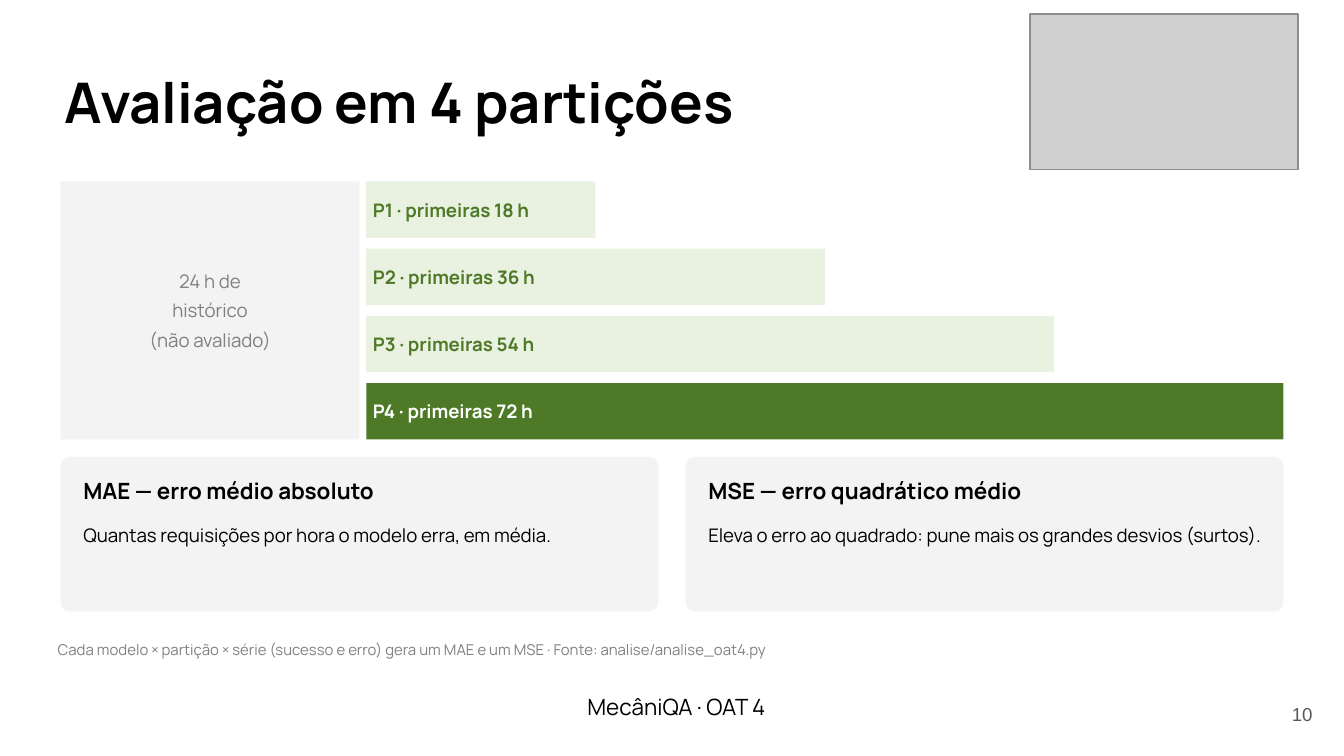
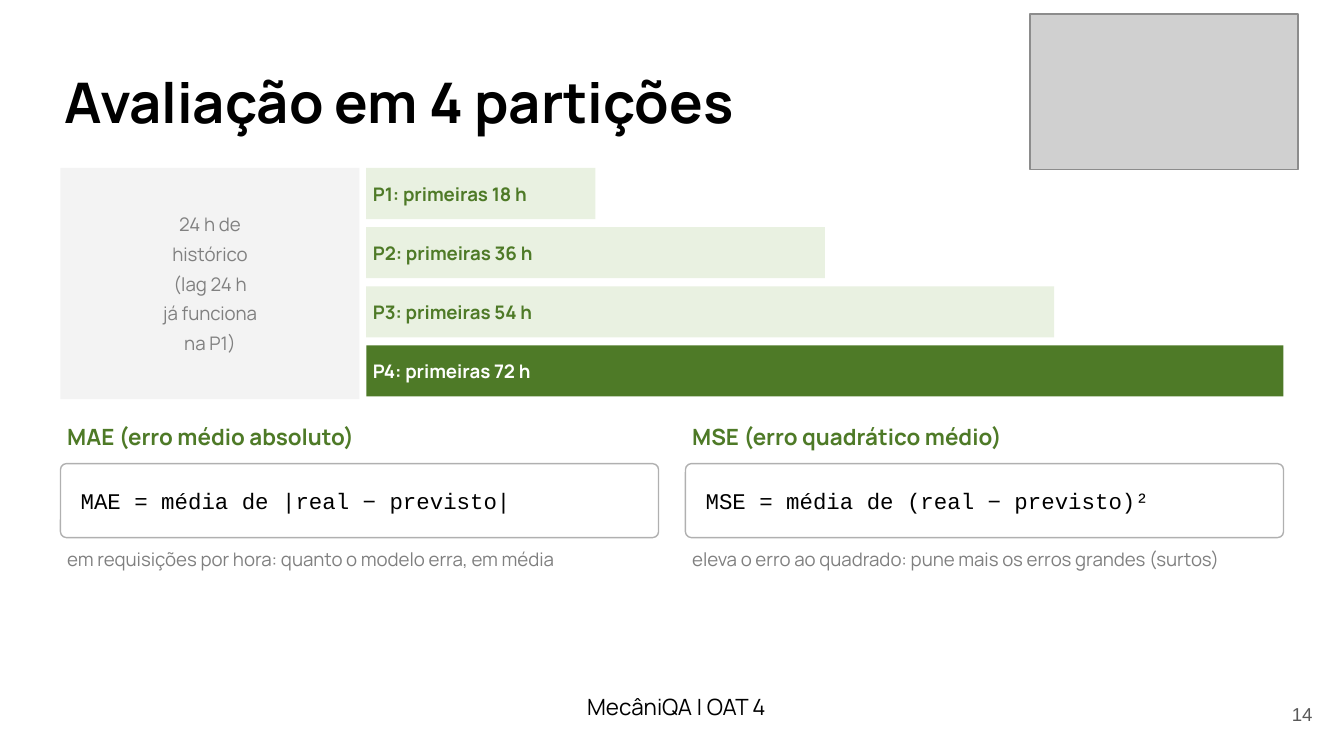
Before and after one commit to LenilsonSoares/mecaniQA-nuvem-macapa, a slide deck: slide 14 of oat4/apresentacao/mecaniQA_oat4_macapa.pptx (slide 10 before the commit). Drawn at 1344x756 pixels with LibreOffice and Linux fonts; fonts in the diff are those of the drawing; grey boxes stand for pictures. Boxes give left, top, right and bottom in pixels: in the first picture for what was removed or moved away, otherwise in the second. Text is boxed around its words. In the diff, an @@ line names an element or a change of style, - is before the commit and + after.

Commit message:
OAT 4: um painel do Grafana por slide, MAE e MSE em slides separados, fórmulas e sem rodapés de fonte
- capturar_prints.py: print de cada painel (d-solo) em vez do dashboard inteiro
- slides: 6 slides de painel, tabelas MAE e MSE separadas por série, fórmulas dos
  baselines e das métricas, explicação das 96 h (lag 24 h na P1) e das horas sem dado
- remove as linhas "Fonte: ..." de todos os slides

```diff
--- a/oat4/apresentacao/mecaniQA_oat4_macapa.pptx
+++ b/oat4/apresentacao/mecaniQA_oat4_macapa.pptx
@@ rectangle resized from (x1=60, y1=181, x2=360, y2=439) to (x1=60, y1=168, x2=360, y2=399) @@
@@ text "24 h de" moved from (x1=149, y1=274, x2=270, y2=350) to (x1=163, y1=217, x2=257, y2=353) @@
@@ rectangle resized from (x1=367, y1=181, x2=597, y2=238) to (x1=367, y1=168, x2=597, y2=219) @@
@@ text at (x1=373, y1=187, x2=527, y2=206): text changed @@
-P1 · primeiras 18 h
+P1: primeiras 18 h
@@ rectangle resized from (x1=367, y1=249, x2=825, y2=305) to (x1=367, y1=227, x2=825, y2=278) @@
@@ text at (x1=373, y1=246, x2=533, y2=265): text changed @@
-P2 · primeiras 36 h
+P2: primeiras 36 h
@@ text at (x1=163, y1=275, x2=257, y2=353): text changed @@
-(não avaliado)
+(lag 24 h
+já funciona
+na P1)
@@ rectangle resized from (x1=367, y1=316, x2=1055, y2=372) to (x1=367, y1=286, x2=1055, y2=337) @@
@@ text at (x1=373, y1=305, x2=532, y2=324): text changed @@
-P3 · primeiras 54 h
+P3: primeiras 54 h
@@ rectangle resized from (x1=367, y1=383, x2=1284, y2=439) to (x1=367, y1=345, x2=1284, y2=396) @@
@@ text at (x1=373, y1=364, x2=531, y2=383): text changed @@
-P4 · primeiras 72 h
+P4: primeiras 72 h
@@ text at (x1=67, y1=426, x2=354, y2=449): text changed; text colour #000000 to #4E7A27 @@
-MAE — erro médio absoluto
+MAE (erro médio absoluto)
@@ text at (x1=692, y1=426, x2=1002, y2=451): text changed; text colour #000000 to #4E7A27 @@
-MSE — erro quadrático médio
+MSE (erro quadrático médio)
@@ rounded rectangle resized from (x1=60, y1=457, x2=659, y2=612) to (x1=60, y1=464, x2=659, y2=538) @@
@@ rounded rectangle at (x1=60, y1=464, x2=659, y2=538): fill #F3F3F3 to #FFFFFF; outline none to #B0B0B0 0.75 pt; proportions changed @@
@@ rounded rectangle at (x1=685, y1=464, x2=1284, y2=538): fill #F3F3F3 to #FFFFFF; outline none to #B0B0B0 0.75 pt; proportions changed @@
@@ rounded rectangle resized from (x1=685, y1=457, x2=1284, y2=612) to (x1=685, y1=464, x2=1284, y2=538) @@
@@ text "MSE = média de (real ..." at (x1=706, y1=493, x2=1148, y2=514): vertical alignment top to middle @@
@@ text added at (x1=81, y1=493, x2=511, y2=514), 12 pt, text #000000 @@
+MAE = média de |real − previsto|
@@ text at (x1=706, y1=493, x2=1148, y2=514): text changed; size 8 to 12 pt; font Manrope to Courier New; text colour #808080 to #000000 @@
-Cada modelo × partição × série (sucesso e erro) gera um MAE e um MSE · Fonte: analise/analise_oat4.py
+MSE = média de (real − previsto)²
@@ text at (x1=67, y1=551, x2=554, y2=571): text changed; text colour #000000 to #808080 @@
-Quantas requisições por hora o modelo erra, em média.
+em requisições por hora: quanto o modelo erra, em média
@@ text at (x1=692, y1=550, x2=1219, y2=571): text changed; text colour #000000 to #808080 @@
-Eleva o erro ao quadrado: pune mais os grandes desvios (surtos).
+eleva o erro ao quadrado: pune mais os erros grandes (surtos)
@@ text at (x1=587, y1=698, x2=765, y2=716): text changed @@
-MecâniQA · OAT 4
+MecâniQA | OAT 4
@@ page number at (x1=1292, y1=708, x2=1313, y2=721): text changed @@
-10
+14
```
Also in this commit, not shown: 16 other slides changed, 7 slides added, 4 other files.
